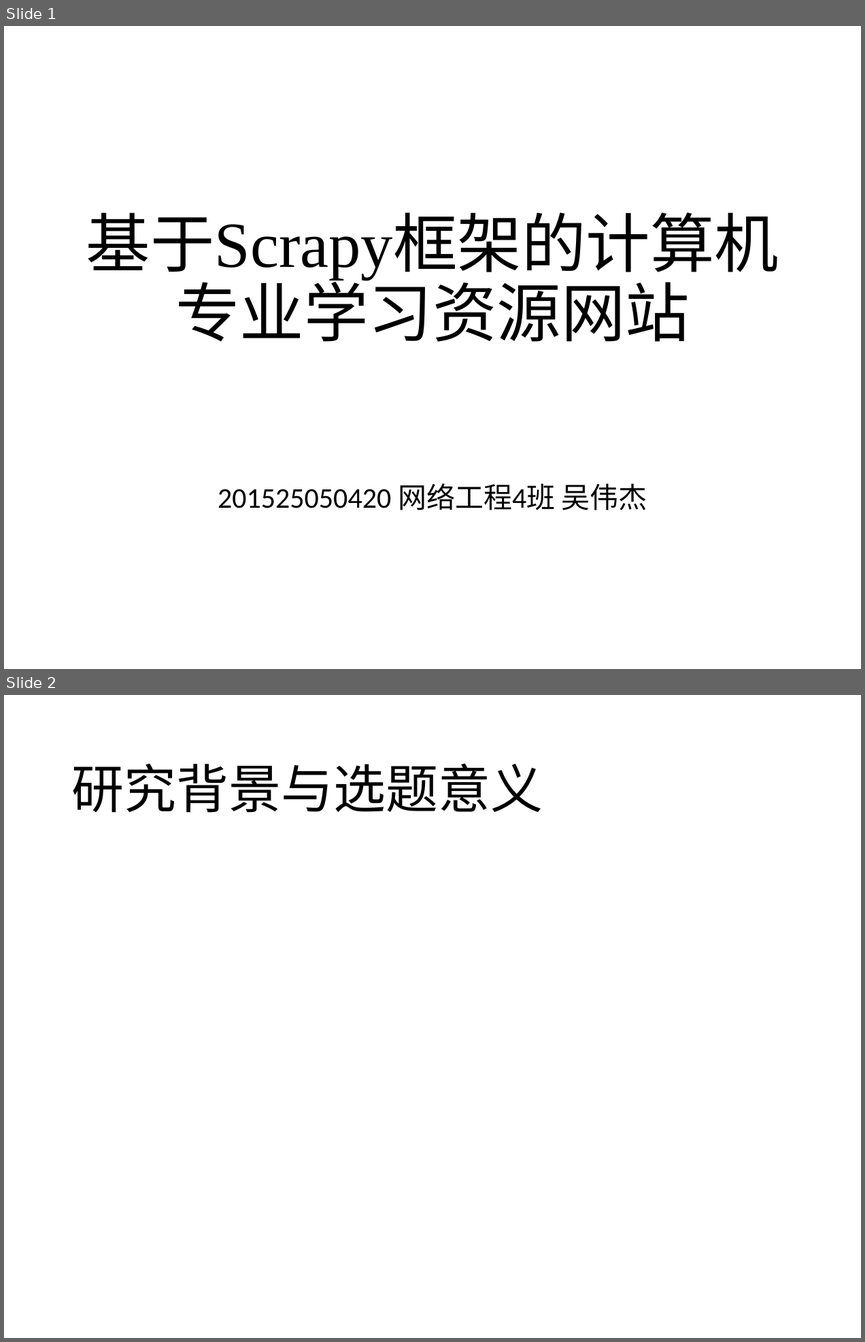
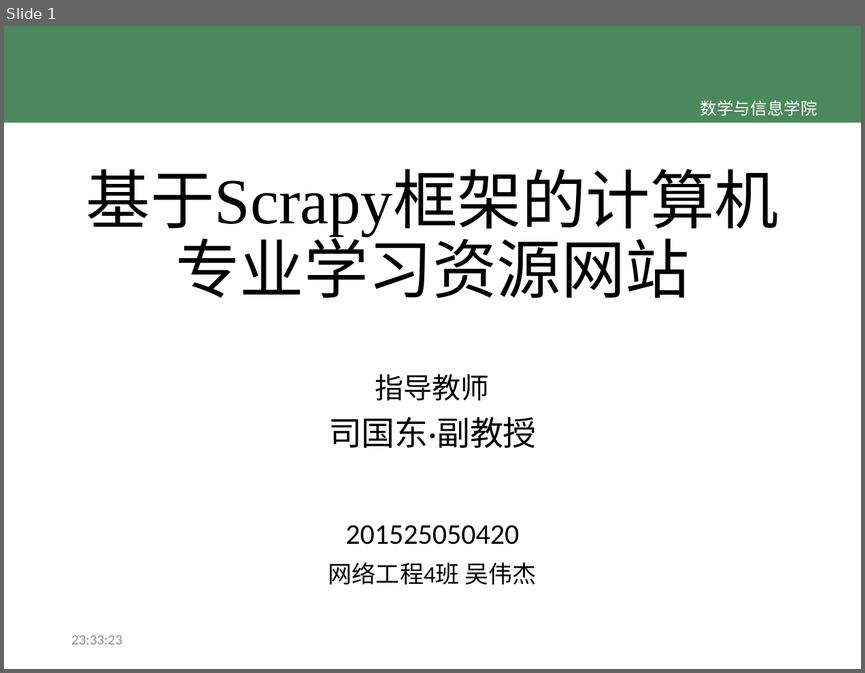
Before and after one commit to TeslaCN/graduation, a slide deck: 基于Scrapy框架的计算机专业学习资源网站_吴伟杰.pptx. Shown one above the other, each under a label of ours: slides 1 and 2 before the commit, slide 1 after it. The pictures are 865x1342 and 865x673 pixels, drawn with LibreOffice and Linux fonts; fonts in the diff are those of the drawing; background and template pictures are left out. Boxes give left, top, right and bottom in pixels: in the first picture for what was removed or moved away, otherwise in the second. Text is boxed around its words. In the diff, an @@ line names an element or a change of style, - is before the commit and + after.

```diff
--- a/基于Scrapy框架的计算机专业学习资源网站_吴伟杰.pptx
+++ b/基于Scrapy框架的计算机专业学习资源网站_吴伟杰.pptx
@@ slide 2 removed at bbox=[4, 695, 861, 1338], background #FFFFFF @@
@@ title removed at bbox=[71, 763, 543, 813] @@
-研究背景与选题意义
@@ slide 1 changed as well @@
@@ rectangle added at bbox=[4, 26, 861, 123], fill #4D885D @@
@@ text added at bbox=[700, 100, 817, 116], 14 pt, text #FFFFFF @@
+数学与信息学院
@@ title "基于Scrapy框架的计算机专业学习资源网站": place and size @@
-title "基于Scrapy框架的计算机专业学习资源网站" at bbox=[86, 212, 779, 283]
+title "基于Scrapy框架的计算机专业学习资源网站" at bbox=[86, 169, 779, 240]
@@ text added at bbox=[328, 373, 536, 448], 28 pt, text #000000 @@
+指导教师
+司国东·副教授
@@ subtitle at bbox=[328, 524, 536, 584]: text changed @@
-201525050420 网络工程4班 吴伟杰
+201525050420
+网络工程4班 吴伟杰
@@ text added at bbox=[71, 635, 122, 644], 12 pt, text #8C8C8C @@
+23:33:23
```
Also in this commit, not shown: 4 other slides changed, 5 slides added, 2 other slides removed.
